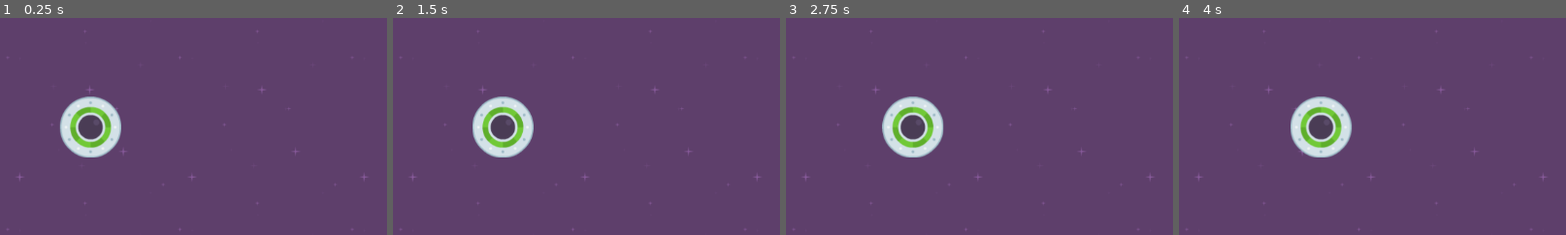
Above: before the commit, frames 1-4 (left to right).
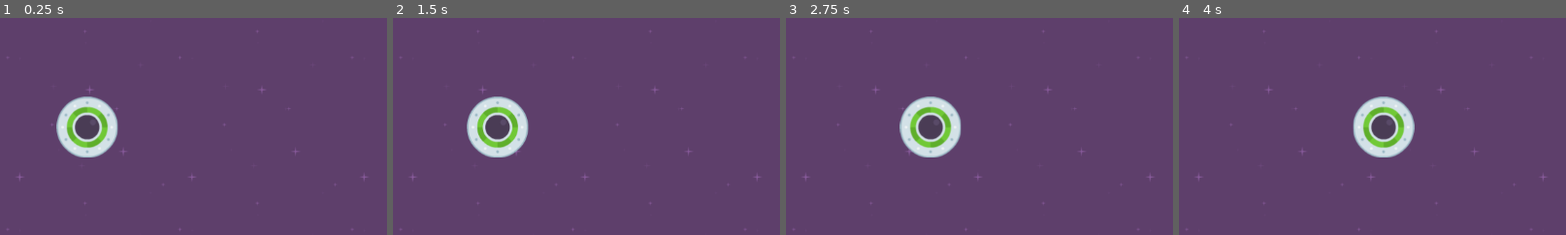
Above: after the commit, the same moments.

Repository: DapperMongoose/SpeedySaucer
Game: Godot game, scene res://level_1.tscn
Two runs of this game, one before a commit and one after it. Both use one fixed random seed, a clock stepped at 60 frames per second and the inputs below.
Inputs:
- Up to frame 1 (0.25 s): no input
- Up to frame 2 (1.5 s): no input
- Up to frame 3 (2.75 s): no input
- Up to frame 4 (4 s): no input
The pictures show only the part of the screen within x 0-50%, y 17-67%; the shares and areas given below are measured in that part.

The runs differ from the first frame. In frame 1, 2.0% of the frame differs, in the area x 14-32%, y 36-65%; in frame 2, 2.5%; in frame 3, 4.4%; in frame 4, 6.2%, in the area x 28-61%, y 36-65%.

Commit message:
completed processing and apply_force module

Diff:
--- a/player.gd
+++ b/player.gd
@@ -3,4 +3,10 @@
 
 # Called when the node enters the scene tree for the first time.
 func _ready():
-	apply_impulse(Vector2(25, 0))
+	pass
+
+func _process(delta):
+	pass
+
+func _physics_process(delta):
+	apply_force(Vector2(25, 0))
